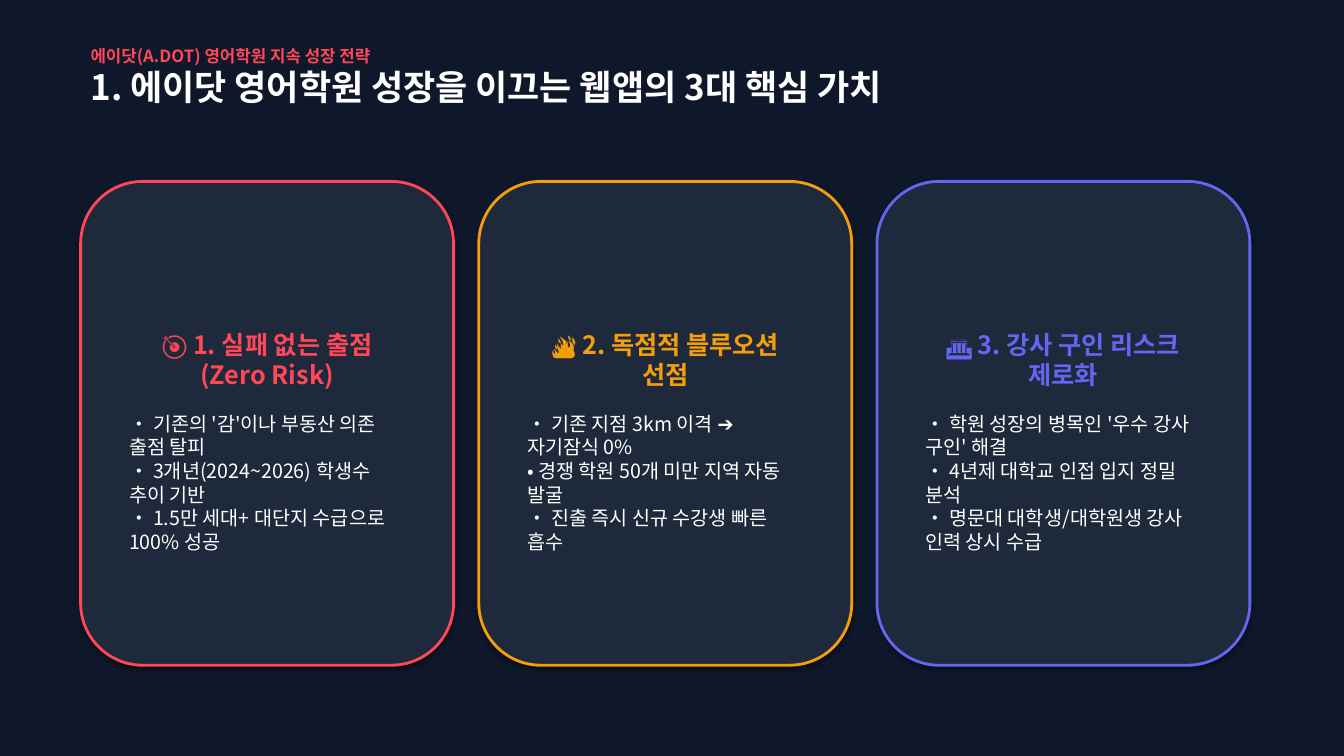
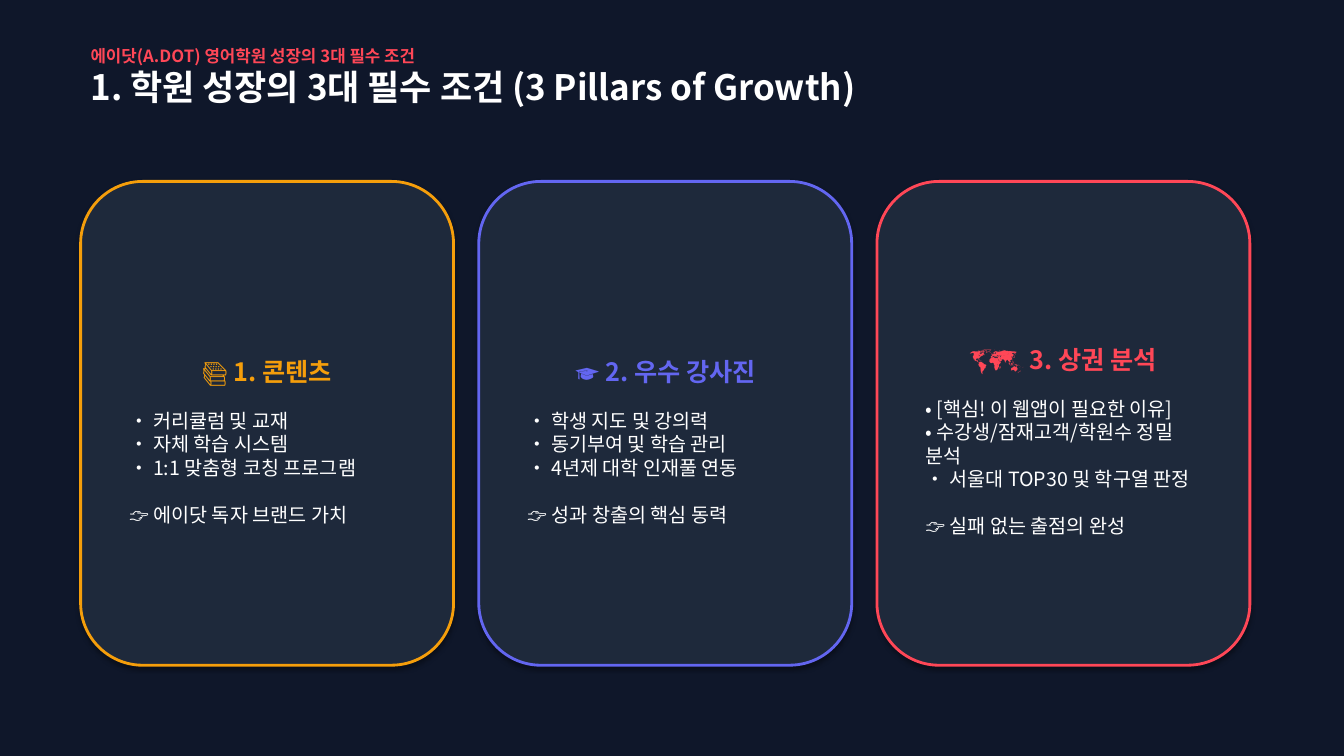
Before and after one commit to adotoperation/adotinformationmap, a slide deck: slide 2 of adot_expansion_presentation.pptx. Drawn at 1344x756 pixels with LibreOffice and Linux fonts; fonts in the diff are those of the drawing. Boxes give left, top, right and bottom in pixels: in the first picture for what was removed or moved away, otherwise in the second. Text is boxed around its words. In the diff, an @@ line names an element or a change of style, - is before the commit and + after.

Commit message:
Update PPTX with 3 pillars of academy growth, Seoul Univ TOP 30 high schools, and 4-year univ dual values

```diff
--- a/adot_expansion_presentation.pptx
+++ b/adot_expansion_presentation.pptx
@@ text at [91, 48, 855, 107]: text changed @@
-에이닷(A.DOT) 영어학원 지속 성장 전략
-1. 에이닷 영어학원 성장을 이끄는 웹앱의 3대 핵심 가치
+에이닷(A.DOT) 영어학원 성장의 3대 필수 조건
+1. 학원 성장의 3대 필수 조건 (3 Pillars of Growth)
@@ rounded rectangle "📚 1. 콘텐츠" at [81, 181, 454, 665]: outline #FF4757 2 pt to #F59E0B 2 pt @@
@@ rounded rectangle "🎓 2. 우수 강사진" at [479, 181, 852, 665]: outline #F59E0B 2 pt to #6366F1 2 pt @@
@@ rounded rectangle "🗺️ 3. 상권 분석" at [877, 181, 1250, 665]: outline #6366F1 2 pt to #FF4757 2 pt @@
@@ text in rounded rectangle at [925, 348, 1190, 535]: text changed @@
-🏛️ 3. 강사 구인 리스크 제로화
-• 학원 성장의 병목인 '우수 강사 구인' 해결
-• 4년제 대학교 인접 입지 정밀 분석
-• 명문대 대학생/대학원생 강사 인력 상시 수급
+🗺️ 3. 상권 분석
+• [핵심! 이 웹앱이 필요한 이유]
+• 수강생/잠재고객/학원수 정밀 분석
+• 서울대 TOP30 및 학구열 판정
+👉 실패 없는 출점의 완성
@@ text in rounded rectangle at [153, 360, 356, 524]: text changed @@
-🎯 1. 실패 없는 출점 (Zero Risk)
-• 기존의 '감'이나 부동산 의존 출점 탈피
-• 3개년(2024~2026) 학생수 추이 기반
-• 1.5만 세대+ 대단지 수급으로 100% 성공
+📚 1. 콘텐츠
+• 커리큘럼 및 교재
+• 자체 학습 시스템
+• 1:1 맞춤형 코칭 프로그램
+👉 에이닷 독자 브랜드 가치
@@ text in rounded rectangle at [551, 360, 756, 524]: text changed @@
-🔥 2. 독점적 블루오션 선점
-• 기존 지점 3km 이격 ➔ 자기잠식 0%
-• 경쟁 학원 50개 미만 지역 자동 발굴
-• 진출 즉시 신규 수강생 빠른 흡수
+🎓 2. 우수 강사진
+• 학생 지도 및 강의력
+• 동기부여 및 학습 관리
+• 4년제 대학 인재풀 연동
+👉 성과 창출의 핵심 동력
```
Also in this commit, not shown: 3 other slides changed, 2 slides added, 1 slide removed, 1 other file.
